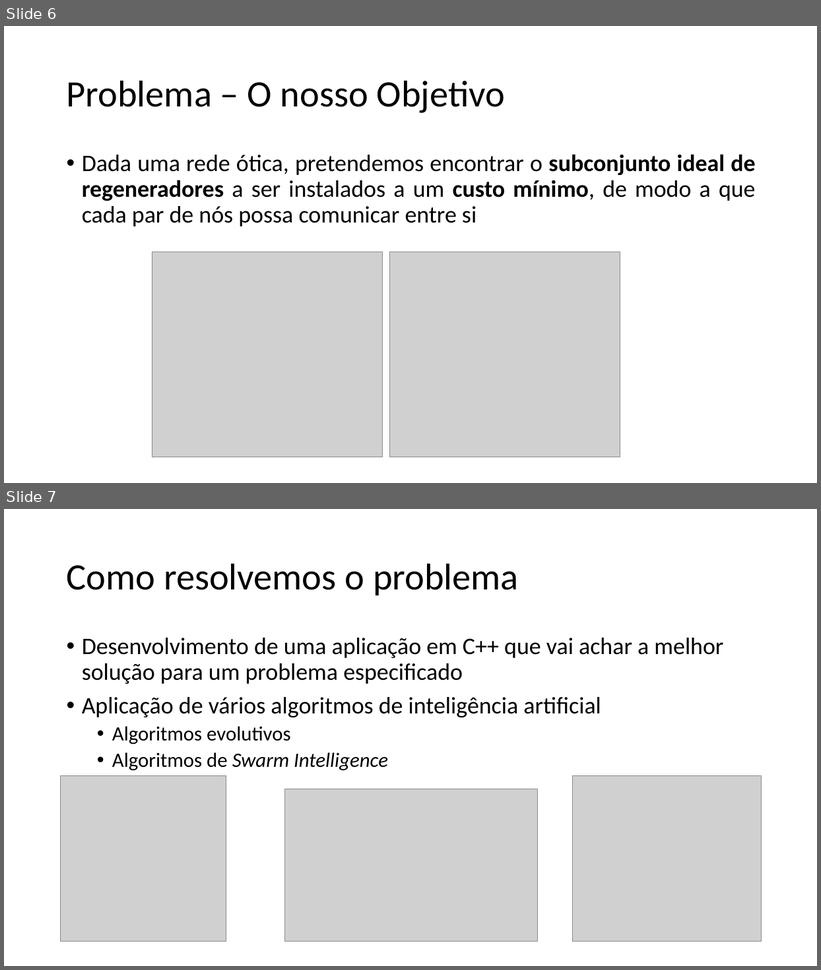
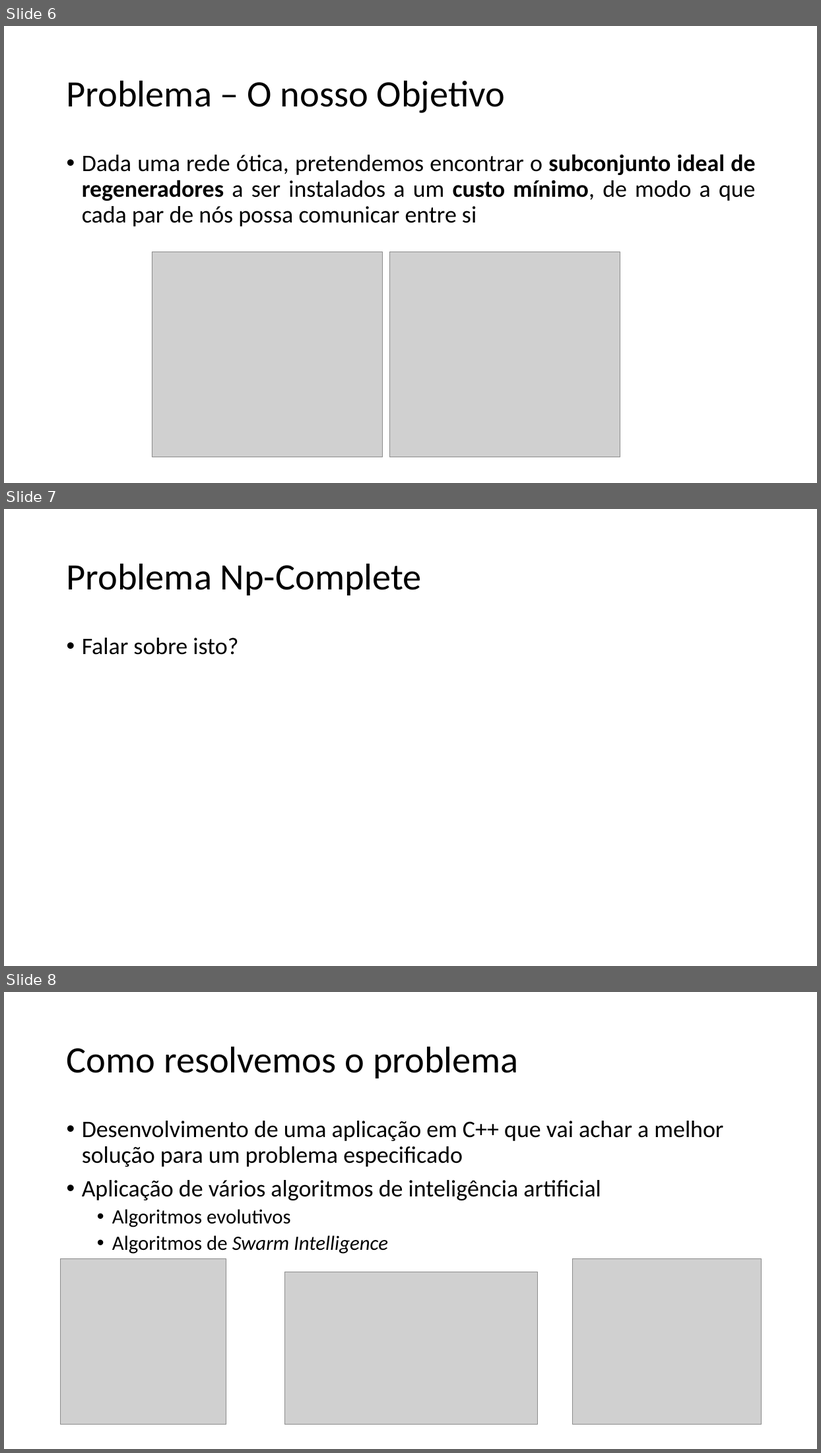
Before and after one commit to xQsme/RLP_Qt, a slide deck: powerpoint_defesa.pptx. Shown one above the other, each under a label of ours: slides 6 and 7 before the commit, slides 6, 7 and 8 after it. The pictures are 821x970 and 821x1453 pixels, drawn with LibreOffice and Linux fonts; fonts in the diff are those of the drawing; grey boxes stand for pictures. Boxes give left, top, right and bottom in pixels: in the first picture for what was removed or moved away, otherwise in the second. Text is boxed around its words. In the diff, an @@ line names an element or a change of style, - is before the commit and + after.

```diff
--- a/powerpoint_defesa.pptx
+++ b/powerpoint_defesa.pptx
@@ slide 7 added at bbox=[4, 509, 817, 966], background #FFFFFF @@
@@ title added at bbox=[67, 563, 422, 595], 44 pt, text #000000 @@
+Problema Np-Complete
@@ text added at bbox=[82, 638, 238, 655], 28 pt, text #000000 @@
+• Falar sobre isto?
@@ what was slide 7 is now slide 8 @@
```
Also in this commit, not shown: 1 slide changed, 4 other slides added.
